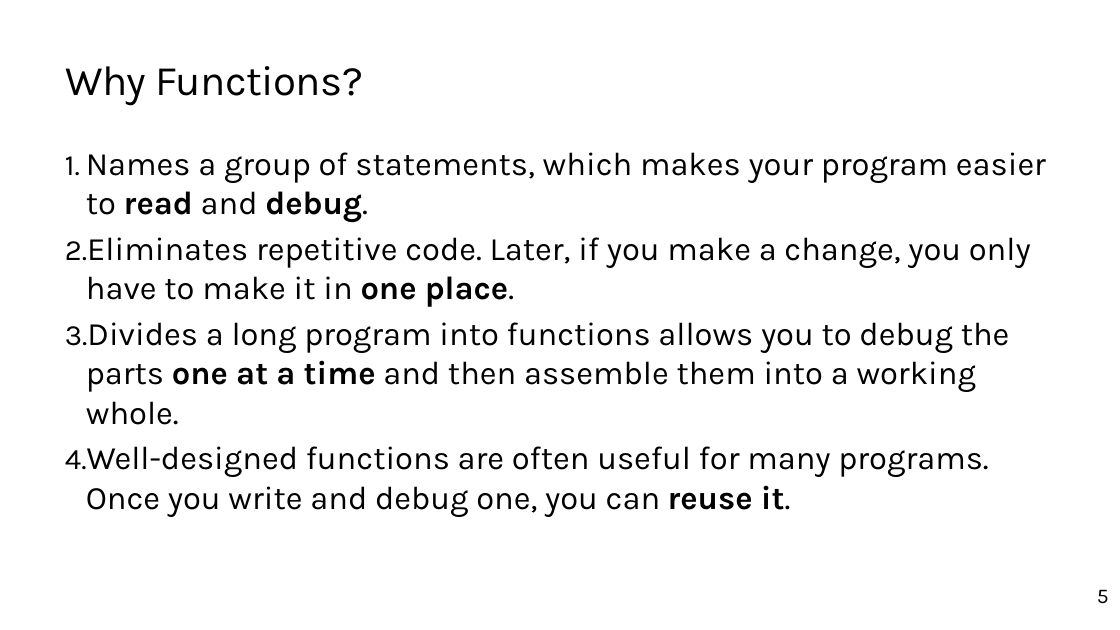
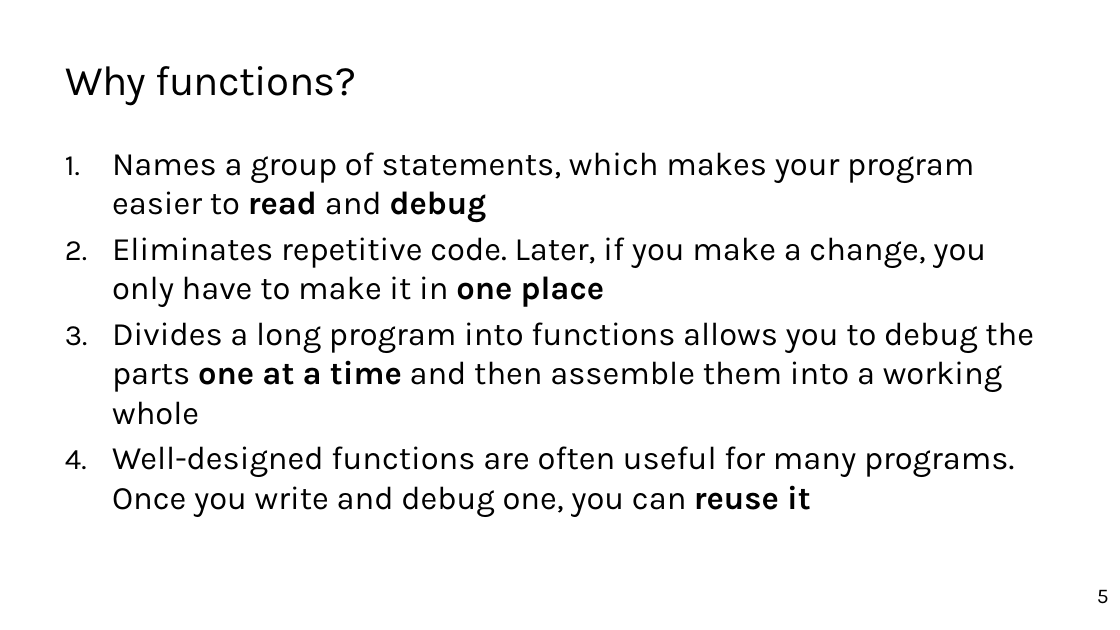
Before and after one commit to TEALSK12/2nd-semester-introduction-to-computer-science, a slide deck: slide 5 of units/3_unit/slidedecks/Intro Python 3.03 TEALS.pptx. Drawn at 1120x630 pixels with LibreOffice and Linux fonts; fonts in the diff are those of the drawing; background and template pictures are left out. Boxes give left, top, right and bottom in pixels: in the first picture for what was removed or moved away, otherwise in the second. Text is boxed around its words. In the diff, an @@ line names an element or a change of style, - is before the commit and + after.

```diff
--- a/units/3_unit/slidedecks/Intro Python 3.03 TEALS.pptx
+++ b/units/3_unit/slidedecks/Intro Python 3.03 TEALS.pptx
@@ title at (x1=65, y1=66, x2=356, y2=106): text changed @@
-Why Functions?
+Why functions?
@@ text at (x1=112, y1=152, x2=1034, y2=517): text changed @@
-1. Names a group of statements, which makes your program easier to read and debug.
-2. Eliminates repetitive code. Later, if you make a change, you only have to make it in one place.
-3. Divides a long program into functions allows you to debug the parts one at a time and then assemble them into a working whole.
-4. Well-designed functions are often useful for many programs. Once you write and debug one, you can reuse it.
+1. Names a group of statements, which makes your program easier to read and debug
+2. Eliminates repetitive code. Later, if you make a change, you only have to make it in one place
+3. Divides a long program into functions allows you to debug the parts one at a time and then assemble them into a working whole
+4. Well-designed functions are often useful for many programs. Once you write and debug one, you can reuse it
```
Also in this commit, not shown: 15 other slides changed.
